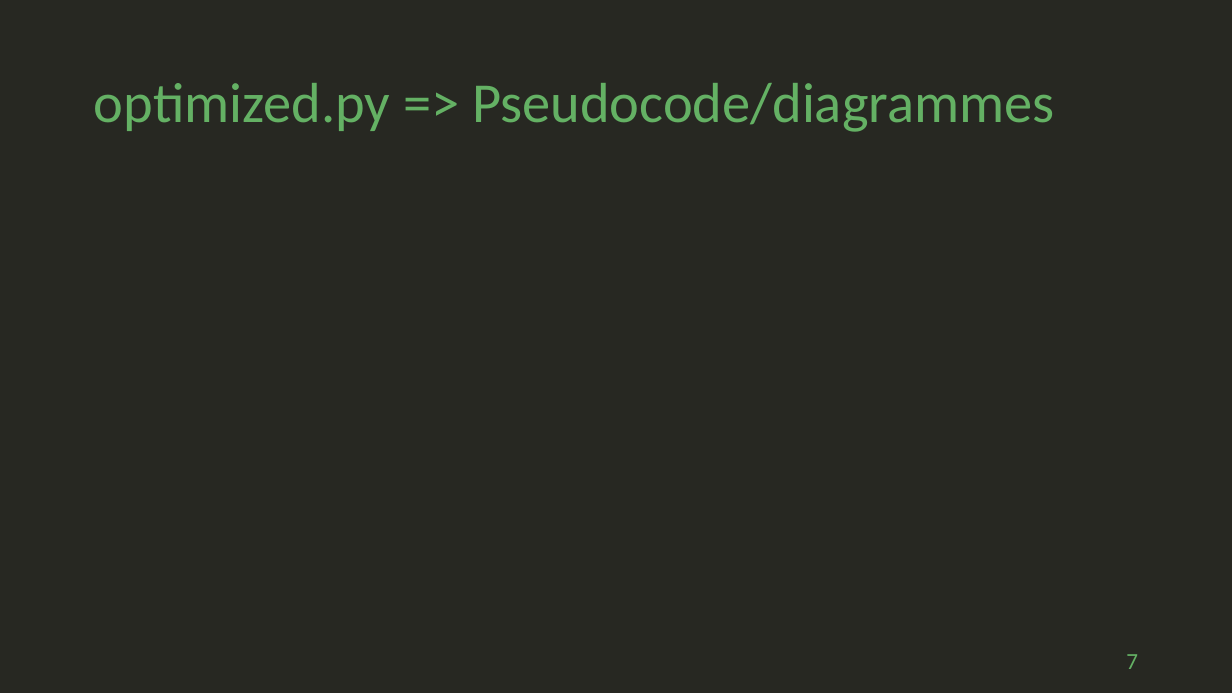
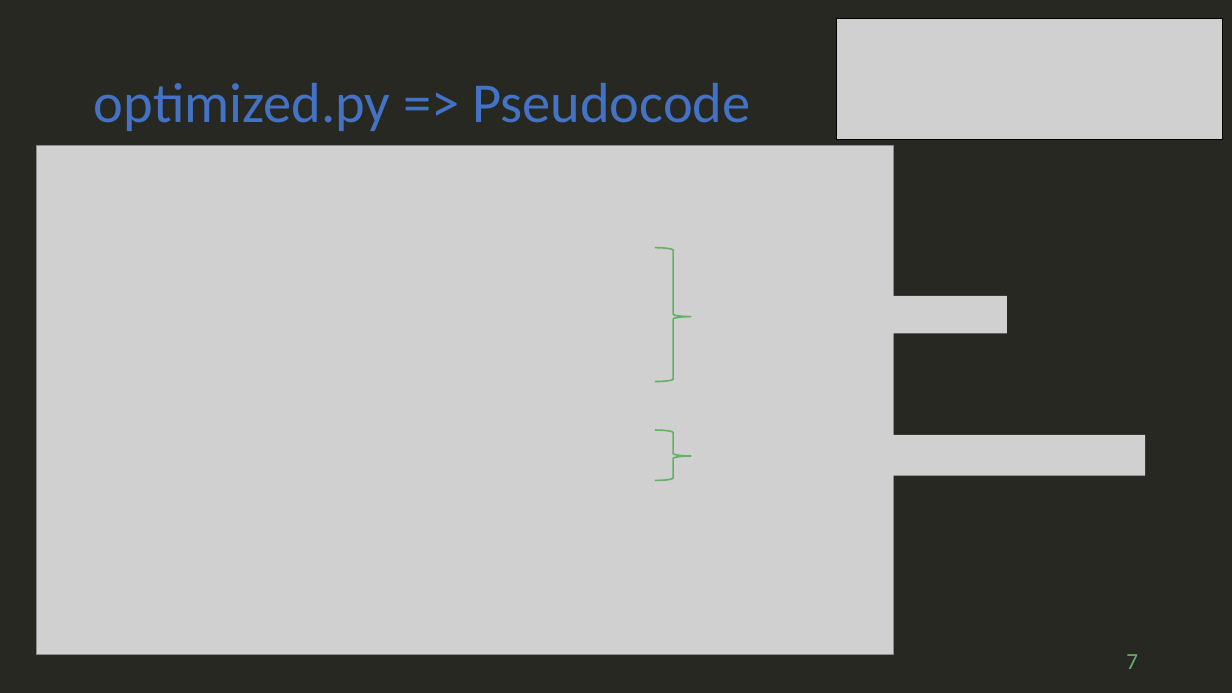
Before and after one commit to geoffrey-ll/OC_P07_Algorithmique, a slide deck: slide 7 of p07_slide.pptx. Drawn at 1232x693 pixels with LibreOffice and Linux fonts; fonts in the diff are those of the drawing; grey boxes stand for pictures. Boxes give left, top, right and bottom in pixels: in the first picture for what was removed or moved away, otherwise in the second. Text is boxed around its words. In the diff, an @@ line names an element or a change of style, - is before the commit and + after.

Commit message:
slide :     - PseudoCode de optimized.py avec complexité temporelle.

```diff
--- a/p07_slide.pptx
+++ b/p07_slide.pptx
@@ picture added at box(837, 18, 1224, 140) @@
@@ title at box(94, 83, 750, 131): text changed; text colour #64B164 to #4472C4 @@
-optimized.py => Pseudocode/diagrammes
+optimized.py => Pseudocode
@@ picture added at box(36, 145, 894, 654) @@
@@ right brace added at box(655, 248, 692, 382), outline #64B164 1.25 pt @@
@@ picture added at box(710, 296, 1007, 333) @@
@@ right brace added at box(655, 430, 692, 481), outline #64B164 1.25 pt @@
@@ picture added at box(710, 435, 1146, 476) @@
```
Also in this commit, not shown: 8 other slides changed, 2 slides added.
